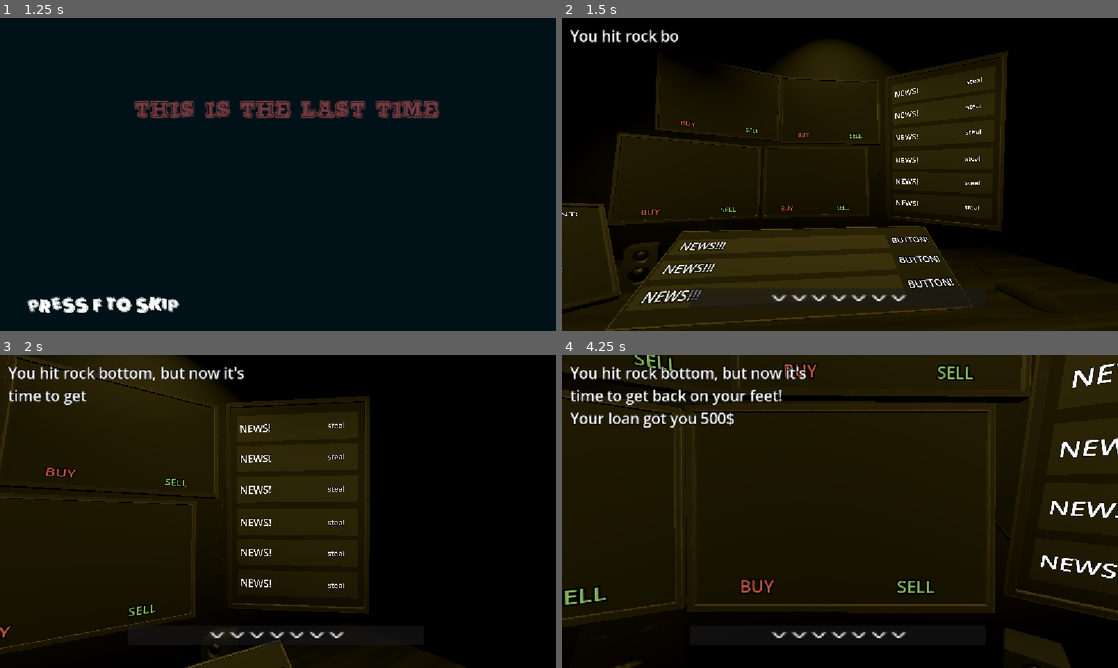
Above: before the commit, frames 1-4 (two rows, left to right).
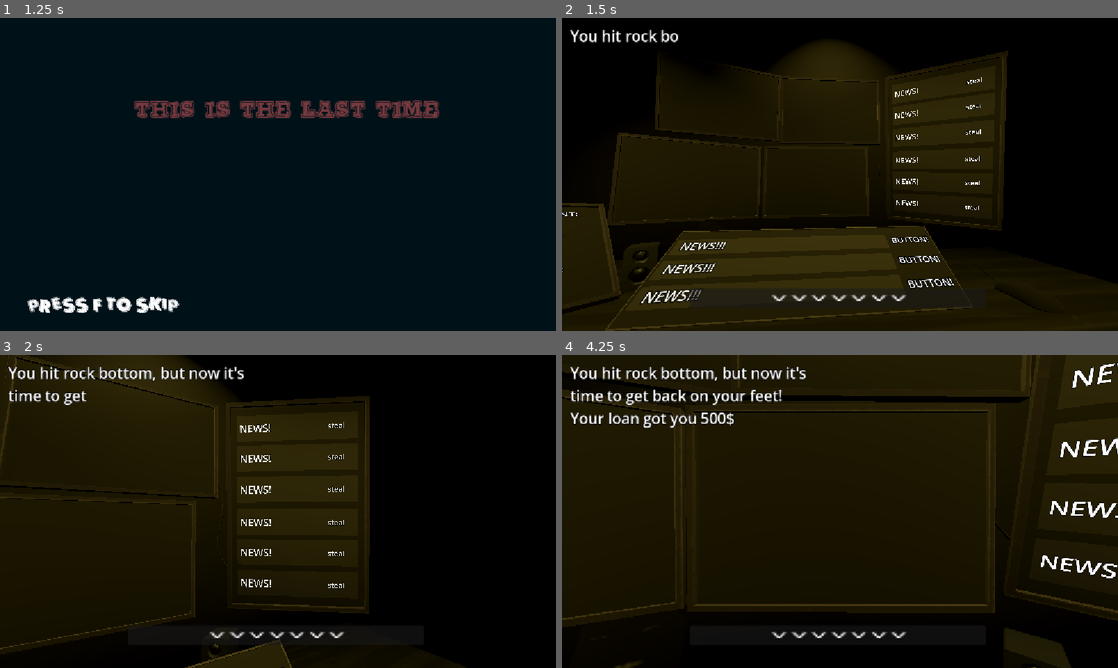
Above: after the commit, the same moments.

Repository: Lilly12568/Stockbouncer
Game: Godot game, scene res://mainmenu.tscn
The game is run twice, just before and just after one commit, with the same random seed, the same clock (stepped at 60 frames per second) and the same inputs. Sound files missing from this copy of the repository are replaced by a short silence.
Inputs (mouse positions are in pixels of both pictures, inside the frame that each line leads up to):
- Up to frame 1 (1.25 s): click "START" at 0.5 s
- Up to frame 2 (1.5 s): tap F at 1.25 s; move the mouse to (962, 158) at 1.27 s; hold F from 1.28 s (still down); click (962, 158) at 1.42 s
- Up to frame 3 (2 s): keep holding F
- Up to frame 4 (4.25 s): move the mouse to (728, 527) at 2.02 s; release F at 2.03 s; tap F at 2.1, 3.6 s; click (728, 527) at 2.17 s; move the mouse to (895, 442) at 2.77 s; hold F 2.78-3.53 s; click (895, 442) at 2.92 s; move the mouse to (812, 574) at 3.52 s; click (812, 574) at 3.67 s

Frame 1 is identical in both runs. In frame 2, 0.2% of the frame differs, in the area x 14-54%, y 32-64%; in frame 3, 0.3%; in frame 4, 1.0%, in the area x 0-75%, y 0-80%.

Commit message:
a

Diff:
--- a/Scenes/main.tscn
+++ b/Scenes/main.tscn
@@ -145,7 +145,7 @@
 text = "V V V V V V V"
 
 [node name="days_timer" type="Timer" parent="." unique_id=1459921805]
-wait_time = 90.0
+wait_time = 5.0
 autostart = true
 
 [node name="InsiderTradingGameMouse" type="MeshInstance3D" parent="." unique_id=1329808753]
--- a/Scenes/monitor_template.gd
+++ b/Scenes/monitor_template.gd
@@ -70,3 +70,20 @@
 
 func _on_right_stock_area_input_event(camera: Node, event: InputEvent, event_position: Vector3, normal: Vector3, shape_idx: int) -> void:
 	rotate_right(camera, event, event_position, normal, shape_idx)
+
+
+func _on_buy_area_input_event(camera: Node, event: InputEvent, event_position: Vector3, normal: Vector3, shape_idx: int) -> void:
+	if event is InputEventMouseButton:
+		if event.button_index == MOUSE_BUTTON_LEFT and event.pressed:
+			buy_stock()
+
+func buy_stock() -> void:
+	print("c")
+
+func _on_sell_area_input_event(camera: Node, event: InputEvent, event_position: Vector3, normal: Vector3, shape_idx: int) -> void:
+	if event is InputEventMouseButton:
+		if event.button_index == MOUSE_BUTTON_LEFT and event.pressed:
+			sell_stock()
+
+func sell_stock() -> void:
+	print("d")
--- a/Scenes/monitor_template.tscn
+++ b/Scenes/monitor_template.tscn
@@ -201,15 +201,15 @@
 transform = Transform3D(8.179732e-16, -0.42810464, -1.8713045e-08, -1.8713045e-08, -1.8713047e-08, 0.42810458, -0.42810458, -9.0654665e-23, -1.8713045e-08, 0.375, 0.008, 0)
 text = "[PRICE]"
 
-[node name="Label3D4" type="Label3D" parent="Screen" unique_id=697464217]
+[node name="MinPrice" type="Label3D" parent="Screen" unique_id=697464217]
 transform = Transform3D(4.8188737e-16, -0.25220656, -1.1024297e-08, -1.1024297e-08, -1.1024298e-08, 0.25220653, -0.25220653, -5.3406805e-23, -1.1024297e-08, -0.3606432, 0.008359082, 0.53777623)
 text = "[MIN PRICE]"
 
-[node name="Label3D5" type="Label3D" parent="Screen" unique_id=1276453753]
+[node name="MaxPrice" type="Label3D" parent="Screen" unique_id=1276453753]
 transform = Transform3D(4.8188737e-16, -0.25220656, -1.1024297e-08, -1.1024297e-08, -1.1024298e-08, 0.25220653, -0.25220653, -5.3406805e-23, -1.1024297e-08, -0.3606432, 0.008359067, 0.18945852)
 text = "[MAX PRICE]"
 
-[node name="Label3D6" type="Label3D" parent="Screen" unique_id=1557594148]
+[node name="UD" type="Label3D" parent="Screen" unique_id=1557594148]
 transform = Transform3D(4.8188737e-16, -0.25220656, -1.1024297e-08, -1.1024297e-08, -1.1024298e-08, 0.25220653, -0.25220653, -5.3406805e-23, -1.1024297e-08, -0.3606432, 0.008359052, -0.14182205)
 text = "[UP/DOWN]"
 
@@ -225,26 +225,26 @@
 transform = Transform3D(1.9106853e-15, 7.1054274e-15, 0.26030982, -4.371138e-08, 0.9999999, 8.881784e-16, -0.9999999, -4.371138e-08, 4.973702e-16, 0, 0.003, 0)
 mesh = SubResource("PlaneMesh_odlsx")
 
-[node name="BuyArea" type="Area3D" parent="." unique_id=1550920083]
-transform = Transform3D(1, 0, 0, 0, 1, 0, 0, 0, 1, 0, -0.051578283, 0)
-
-[node name="BuyButton" type="CollisionShape3D" parent="BuyArea" unique_id=106285915]
+[node name="BuyArea" type="Area3D" parent="Screen" unique_id=1550920083]
+transform = Transform3D(1.9106853e-15, -1, -4.371138e-08, -4.371138e-08, -4.3711385e-08, 0.9999999, -0.9999999, -2.1175819e-22, -4.371138e-08, 0.052523732, -0.032969885, 0.00015544887)
+
+[node name="BuyButton" type="CollisionShape3D" parent="Screen/BuyArea" unique_id=106285915]
 transform = Transform3D(1, 0, 0, 0, 1, 0, 0, 0, 1, -0.39697266, -0.31347656, 0)
 shape = SubResource("BoxShape3D_hjb8m")
 
-[node name="Label3D" type="Label3D" parent="BuyArea/BuyButton" unique_id=332624632]
+[node name="Label3D" type="Label3D" parent="Screen/BuyArea/BuyButton" unique_id=332624632]
 transform = Transform3D(0.50664973, 0, 0, 0, 0.50664973, 0, 0, 0, 0.50664973, 0, 0, 0.03978029)
 modulate = Color(0.7337808, 0.32588822, 0.23898584, 1)
 text = "BUY"
 
-[node name="SellArea" type="Area3D" parent="." unique_id=1091563934]
-transform = Transform3D(1, 0, 0, 0, 1, 0, 0, 0, 1, 0, -0.07997376, 0)
-
-[node name="SellButton" type="CollisionShape3D" parent="SellArea" unique_id=732744789]
+[node name="SellArea" type="Area3D" parent="Screen" unique_id=1091563934]
+transform = Transform3D(1.9106853e-15, -1, -4.371138e-08, -4.371138e-08, -4.3711385e-08, 0.9999999, -0.9999999, -2.1175819e-22, -4.371138e-08, 0.080919206, -0.032969885, 0.00015544887)
+
+[node name="SellButton" type="CollisionShape3D" parent="Screen/SellArea" unique_id=732744789]
 transform = Transform3D(1, 0, 0, 0, 1, 0, 0, 0, 1, 0.371521, -0.2930603, -0.016784668)
 shape = SubResource("BoxShape3D_r6c0r")
 
-[node name="Label3D2" type="Label3D" parent="SellArea/SellButton" unique_id=1506607154]
+[node name="Label3D2" type="Label3D" parent="Screen/SellArea/SellButton" unique_id=1506607154]
 transform = Transform3D(0.50664973, 0, 0, 0, 0.50664973, 0, 0, 0, 0.50664973, -0.015381662, 0.0070943236, 0.056564957)
 modulate = Color(0.51148236, 0.7060947, 0.35637787, 1)
 text = "SELL"
@@ -261,5 +261,7 @@
 transform = Transform3D(1, 0, 0, 0, 1, 0, 0, 0, 1, 0.6200744, 0.39804077, 0.027433917)
 shape = SubResource("BoxShape3D_ucim2")
 
+[connection signal="input_event" from="Screen/BuyArea" to="." method="_on_buy_area_input_event"]
+[connection signal="input_event" from="Screen/SellArea" to="." method="_on_sell_area_input_event"]
 [connection signal="input_event" from="LeftStockArea" to="." method="_on_left_input_button_event"]
 [connection signal="input_event" from="RightStockArea" to="." method="_on_right_stock_area_input_event"]
--- a/Scenes/monitor_template_1.gd
+++ b/Scenes/monitor_template_1.gd
@@ -22,7 +22,15 @@
 		for i in range(1, min(16, len(Variables.history[code]) + 1)):
 			var dot = $Screen.get_node("Dot" if i == 1 else "Dot%d" % i)
 			dot.position = Vector3(0, dot.position.y, dot.position.z) + Vector3((0.3 - 0.6 * (Variables.history[code][i-1][0] - low) / (high - low)), 0, 0)
+		$Screen/MinPrice.text = str(low)
+		$Screen/MaxPrice.text = str(high)
+		if Variables.inventory[code] > 0:
+			$Screen/UD.text = "$" + str(Variables.round_to_decimal(average - (Variables.bought_in[code]/Variables.inventory[code]), 2))
+			$Screen/UD.modulate = Color(1, 0, 0) if Variables.round_to_decimal(average - (Variables.bought_in[code]/Variables.inventory[code]), 2) < 0 else Color(0, 1, 0)
+		else:
+			$Screen/UD.text = ""
 		update_lines()
+
 
 func rotate_left(camera: Node, event: InputEvent, event_position: Vector3, normal: Vector3, shape_idx: int) -> void:
 	Variables.rotate_left(event, "1")
@@ -31,3 +39,12 @@
 func rotate_right(camera: Node, event: InputEvent, event_position: Vector3, normal: Vector3, shape_idx: int) -> void:
 	Variables.rotate_right(event, "1")
 	refresh_screen()
+
+func buy_stock() -> void:
+	print("buying stock")
+	if Variables.monitors["1"] != null:
+		Variables.buy_stock(Variables.unlocked[Variables.monitors["1"]])
+
+func sell_stock() -> void:
+	if Variables.monitors["1"] != null:
+		Variables.sell_stock(Variables.unlocked[Variables.monitors["1"]])
--- a/Scenes/monitor_template_2.gd
+++ b/Scenes/monitor_template_2.gd
@@ -23,6 +23,13 @@
 			var dot = $Screen.get_node("Dot" if i == 1 else "Dot%d" % i)
 			dot.position = Vector3(0, dot.position.y, dot.position.z) + Vector3((0.3 - 0.6 * (Variables.history[code][i-1][0] - low) / (high - low)), 0, 0)
 		update_lines()
+		$Screen/MinPrice.text = str(low)
+		$Screen/MaxPrice.text = str(high)
+		if Variables.inventory[code] > 0:
+			$Screen/UD.text = "$" + str(Variables.round_to_decimal(average - (Variables.bought_in[code]/Variables.inventory[code]), 2))
+			$Screen/UD.modulate = Color(1, 0, 0) if Variables.round_to_decimal(average - (Variables.bought_in[code]/Variables.inventory[code]), 2) < 0 else Color(0, 1, 0)
+		else:
+			$Screen/UD.text = ""
 
 func rotate_left(camera: Node, event: InputEvent, event_position: Vector3, normal: Vector3, shape_idx: int) -> void:
 	Variables.rotate_left(event, "2")
@@ -31,3 +38,11 @@
 func rotate_right(camera: Node, event: InputEvent, event_position: Vector3, normal: Vector3, shape_idx: int) -> void:
 	Variables.rotate_right(event, "2")
 	refresh_screen()
+
+func buy_stock() -> void:
+	if Variables.monitors["2"] != null:
+		Variables.buy_stock(Variables.unlocked[Variables.monitors["2"]])
+
+func sell_stock() -> void:
+	if Variables.monitors["2"] != null:
+		Variables.sell_stock(Variables.unlocked[Variables.monitors["2"]])
--- a/Scenes/monitor_template_3.gd
+++ b/Scenes/monitor_template_3.gd
@@ -23,6 +23,13 @@
 			var dot = $Screen.get_node("Dot" if i == 1 else "Dot%d" % i)
 			dot.position = Vector3(0, dot.position.y, dot.position.z) + Vector3((0.3 - 0.6 * (Variables.history[code][i-1][0] - low) / (high - low)), 0, 0)
 		update_lines()
+		$Screen/MinPrice.text = str(low)
+		$Screen/MaxPrice.text = str(high)
+		if Variables.inventory[code] > 0:
+			$Screen/UD.text = "$" + str(Variables.round_to_decimal(average - (Variables.bought_in[code]/Variables.inventory[code]), 2))
+			$Screen/UD.modulate = Color(1, 0, 0) if Variables.round_to_decimal(average - (Variables.bought_in[code]/Variables.inventory[code]), 2) < 0 else Color(0, 1, 0)
+		else:
+			$Screen/UD.text = ""
 
 func rotate_left(camera: Node, event: InputEvent, event_position: Vector3, normal: Vector3, shape_idx: int) -> void:
 	Variables.rotate_left(event, "3")
@@ -31,3 +38,11 @@
 func rotate_right(camera: Node, event: InputEvent, event_position: Vector3, normal: Vector3, shape_idx: int) -> void:
 	Variables.rotate_right(event, "3")
 	refresh_screen()
+
+func buy_stock() -> void:
+	if Variables.monitors["3"] != null:
+		Variables.buy_stock(Variables.unlocked[Variables.monitors["3"]])
+
+func sell_stock() -> void:
+	if Variables.monitors["3"] != null:
+		Variables.sell_stock(Variables.unlocked[Variables.monitors["3"]])
--- a/Scenes/monitor_template_4.gd
+++ b/Scenes/monitor_template_4.gd
@@ -23,6 +23,13 @@
 			var dot = $Screen.get_node("Dot" if i == 1 else "Dot%d" % i)
 			dot.position = Vector3(0, dot.position.y, dot.position.z) + Vector3((0.3 - 0.6 * (Variables.history[code][i-1][0] - low) / (high - low)), 0, 0)
 		update_lines()
+		$Screen/MinPrice.text = str(low)
+		$Screen/MaxPrice.text = str(high)
+		if Variables.inventory[code] > 0:
+			$Screen/UD.text = "$" + str(Variables.round_to_decimal(average - (Variables.bought_in[code]/Variables.inventory[code]), 2))
+			$Screen/UD.modulate = Color(1, 0, 0) if Variables.round_to_decimal(average - (Variables.bought_in[code]/Variables.inventory[code]), 2) < 0 else Color(0, 1, 0)
+		else:
+			$Screen/UD.text = ""
 
 func rotate_left(camera: Node, event: InputEvent, event_position: Vector3, normal: Vector3, shape_idx: int) -> void:
 	Variables.rotate_left(event, "4")
@@ -31,3 +38,11 @@
 func rotate_right(camera: Node, event: InputEvent, event_position: Vector3, normal: Vector3, shape_idx: int) -> void:
 	Variables.rotate_right(event, "4")
 	refresh_screen()
+
+func buy_stock() -> void:
+	if Variables.monitors["4"] != null:
+		Variables.buy_stock(Variables.unlocked[Variables.monitors["4"]])
+
+func sell_stock() -> void:
+	if Variables.monitors["4"] != null:
+		Variables.sell_stock(Variables.unlocked[Variables.monitors["4"]])
--- a/Variables.gd
+++ b/Variables.gd
@@ -58,18 +58,18 @@
 				"%c wins award for clean energy use! (%p %s)",
 				"Engineers at %c speak out about their GREAT working conditions! (%p %s)",
 				"%c ranked top 3 worldwide for ENERGY EFFICIENCY! (%p %s)",
-                "%c discovers NANOBOTS! (%p %s)"
+				"%c discovers NANOBOTS! (%p %s)"
 			],
 			"random":[
 				"Big changes at %c... What will happen?? (%p %s)",
 				"New CEO takes over %c in CONTROVERSIAL decision! (%p %s)",
-                "MASSIVE workforce shift at %c. Will they thrive or collapse?! (%p %s)"
+				"MASSIVE workforce shift at %c. Will they thrive or collapse?! (%p %s)"
 			],
 			"bad": [
 				"%c batteries EXPLODING in rain! (%p %s)",
 				"Cobalt miners STRIKE at %c (%p %s)",
 				"%c products found OBSOLETE in three days! (%p %s)",
-                "%c ranked #1 WORST tech company of 2026! (%p %s)"
+				"%c ranked #1 WORST tech company of 2026! (%p %s)"
 			]
 		},
 		"shopping": {
@@ -77,18 +77,18 @@
 				"%c ranked #1 for Christmas spending! (%p %s)",
 				"Shipments at %c slated to shipe 500% faster! (%p %s)",
 				"10 reasons why buying at %c is all the rage! (%p %s)",
-                "Strapped for cash? %c is the king of budget! (%p %s)"
+				"Strapped for cash? %c is the king of budget! (%p %s)"
 			],
 			"random":[
 				"Big changes at %c... What will happen?? (%p %s)",
 				"New CEO takes over %c in CONTROVERSIAL decision! (%p %s)",
-                "MASSIVE workforce shift at %c. Will they thrive or collapse?! (%p %s)"
+				"MASSIVE workforce shift at %c. Will they thrive or collapse?! (%p %s)"
 			],
 			"bad": [
 				"%c discovered shipping DRUGS OVERSEAS! (%p %s)",
 				"Contraband found in %c shipments WORLDWIDE! (%p %s)",
 				"New %c workforce found to be made totally of shrimp! (%p %s)",
-                "AWFUL deals found at %c. (%p %s)"
+				"AWFUL deals found at %c. (%p %s)"
 			]
 		},
 		"fashion": {
@@ -97,12 +97,12 @@
 				"Every celebrity wore %c to the SAME PARTY! (%p %s)",
 				"%c clothing shown to attract ALL THE BABES! (%p %s)",
 				"Study shows women wearing %c have NO PERIOD CRAMPS! (%p %s)",
-                "Want smoother skin? Wear %c, study shows! (%p %s)"
+				"Want smoother skin? Wear %c, study shows! (%p %s)"
 			],
 			"random":[
 				"Big changes at %c... What will happen?? (%p %s)",
 				"New CEO takes over %c in CONTROVERSIAL decision! (%p %s)",
-                "MASSIVE workforce shift at %c. Will they thrive or collapse?! (%p %s)"
+				"MASSIVE workforce shift at %c. Will they thrive or collapse?! (%p %s)"
 			],
 			"bad": [
 				"%c is OUT. Streaking is in! (%p %s)",
@@ -111,7 +111,7 @@
 				"%c clothing found filled with MITES! (%p %s)",
 				"%c discovered using CHILD LABOUR! (%p %s)",
 				"Feeling trendy? DON'T wear %c! (%p %s)",
-                "%c factories set on fire WORLDWIDE! (%p %s)"
+				"%c factories set on fire WORLDWIDE! (%p %s)"
 			]
 		},
 		"food": {
@@ -119,52 +119,52 @@
 				"Cancer patient eats at %c, is instantly cured! (%p %s)",
 				"Critics LOVE the new meals at %c! (%p %s)",
 				"Make-A-Wish kid earns lifetime supply of %c! (%p %s)",
-                "%c rated most eco-friendly food 3rd year in a row. (%p %s)"
+				"%c rated most eco-friendly food 3rd year in a row. (%p %s)"
 			],
 			"random":[
 				"Big changes at %c... What will happen?? (%p %s)",
 				"New CEO takes over %c in CONTROVERSIAL decision! (%p %s)",
-                "MASSIVE workforce shift at %c. Will they thrive or collapse?! (%p %s)"
+				"MASSIVE workforce shift at %c. Will they thrive or collapse?! (%p %s)"
 			],
 			"bad": [
 				"%c employees found SPITTING IN FOOD! (%p %s)",
 				"%c failed EVERY HEALTH INSPECTION! (%p %s)",
 				"%c reviewers HATE the new food! (%p %s)",
-                "Food at %c given near 38% mortality rate! (%p %s)"
+				"Food at %c given near 38% mortality rate! (%p %s)"
 			]
 		}
 	},
 	"category": {
 		"tech": {
 			"good": [
-                "CLEAN ENERGY causes tech sector to SOAR! (%p tech)"
-			],
-			"bad": [
-                "WORLDWIDE BLACKOUT as tech sector CRACKS! (%p tech)"
+				"CLEAN ENERGY causes tech sector to SOAR! (%p tech)"
+			],
+			"bad": [
+				"WORLDWIDE BLACKOUT as tech sector CRACKS! (%p tech)"
 			]
 		},
 		"shopping": {
 			"good": [
-                "Shopping sector BOOMS as global economy grows (%p shopping)"
-			],
-			"bad": [
-                "GLOBAL TARRIFS cuts resources to shopping sector! (%p shopping)"
+				"Shopping sector BOOMS as global economy grows (%p shopping)"
+			],
+			"bad": [
+				"GLOBAL TARRIFS cuts resources to shopping sector! (%p shopping)"
 			]
 		},
 		"fashion": {
 			"good": [
-                "Fashion industry THRIVING under new child labor laws! (%p fashion)"
-			],
-			"bad": [
-                "Fashion industry COLLAPSES under new silk costs! (%p fashion)"
+				"Fashion industry THRIVING under new child labor laws! (%p fashion)"
+			],
+			"bad": [
+				"Fashion industry COLLAPSES under new silk costs! (%p fashion)"
 			]
 		},
 		"food": {
 			"good": [
-                "Fast food sector expands RAPIDLY due to lowered food health restrictions! (%p food)"
-			],
-			"bad": [
-                "Fast food sector PLUMMETS due to new health and safety guidelines (%p food)"
+				"Fast food sector expands RAPIDLY due to lowered food health restrictions! (%p food)"
+			],
+			"bad": [
+				"Fast food sector PLUMMETS due to new health and safety guidelines (%p food)"
 			]
 		}
 	}
@@ -190,23 +190,35 @@
 
 var days = 7
 
+var playing = false
+
+var inventory = {}
+
+var bought_in = {}
+
 func start() -> void:
-	rng = RandomNumberGenerator.new()
-	counter = 0
-	stocks = {}
-	history = {}
-	stories_saved = []
-	stories_shown = {"saveable":[],"read":[]}
-	monitors = {"1": null, "2": null, "3": null, "4": null}
-	unlocked = []
-	price = 0
-	quota = 750
-	money = 500
-	days = 7
-	for cat in companies:
-		for cmp in companies[cat]:
-			stocks[companies[cat][cmp]] = round_to_decimal(rng.randf_range(100, 1000), 2)
-			history[companies[cat][cmp]] = [[stocks[companies[cat][cmp]], "none"]]
+	if not playing:
+		playing = true
+		rng = RandomNumberGenerator.new()
+		counter = 0
+		stocks = {}
+		history = {}
+		stories_saved = []
+		stories_shown = {"saveable":[],"read":[]}
+		monitors = {"1": null, "2": null, "3": null, "4": null}
+		unlocked = []
+		price = 0
+		quota = 750
+		money = 500
+		days = 7
+		inventory = {}
+		bought_in = {}
+		for cat in companies:
+			for cmp in companies[cat]:
+				inventory[companies[cat][cmp]] = 0
+				bought_in[companies[cat][cmp]] = 0
+				stocks[companies[cat][cmp]] = round_to_decimal(rng.randf_range(100, 1000), 2)
+				history[companies[cat][cmp]] = [[stocks[companies[cat][cmp]], "none"]]
 
 func tick_stocks() -> void:
 	var blocked_stocks = tick_stories()
@@ -271,6 +283,8 @@
 
 func tick_days() -> void:
 	days -= 1
+	if days <= 0:
+		get_tree().change_scene_to_file("res://quota_scene.tscn")
 
 func rotate_left(event: InputEvent, monitor: String) -> void:
 	if event is InputEventMouseButton and monitors[monitor] != null:
@@ -293,3 +307,20 @@
 	var cmp = companies[cat].keys().pick_random()
 	var stck = companies[cat][cmp]
 	return [cat, cmp, stck]
+
+func buy_stock(stock: String) -> void:
+	var amount = 1
+	var value = stocks[stock] * amount
+	if stock in stocks and amount > 0 and value <= money:
+		money -= round_to_decimal(value, 2)
+		inventory[stock] += amount
+		bought_in[stock] += round_to_decimal(value, 2)
+
+
+func sell_stock(stock: String) -> void:
+	var amount = 1
+	var value = stocks[stock] * amount
+	if stock in stocks and amount > 0 and inventory[stock] >= amount:
+		inventory[stock] -= amount
+		money += round_to_decimal(value, 2)
+		bought_in[stock] -= round_to_decimal(value, 2)
--- a/quota_scene.gd
+++ b/quota_scene.gd
@@ -28,6 +28,7 @@
 
 func _process(_delta):
 	if Input.is_key_pressed(KEY_F):
+		Variables.days = 7
 		get_tree().change_scene_to_file(next_scene)
 
 
@@ -59,4 +60,5 @@
 		await get_tree().create_timer(text_wait_time).timeout
 
 	# Switch scene once all passages are finished
+	Variables.days = 7
 	get_tree().change_scene_to_file(next_scene)
